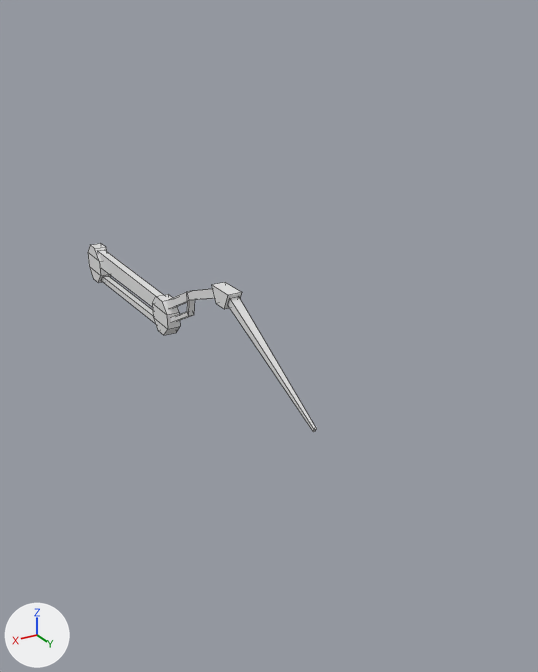
An edit to the Blender file datas/meshes/drider.blend, drawn before and after from the same camera.
Both versions are drawn from a 50 mm lens placed at (0.81, 1.96, 0.83), pointed at (-0.09, 0.45, 0.08). The lights are fixed; the arrows at lower left show +X, +Y and +Z. Mesh edges are drawn as thin lines. The same objects are shown in both versions, whatever each file hides.

Before the edit, the objects in view are built like this:
```python
me_2_upper_leg = bpy.data.meshes.new('2-upper-leg')
me_2_upper_leg.from_pydata(...)  # 48 vertices, 40 faces; spans x -0.02..0.02, y -0.065..0.655, z -0.065..0.065
me_3_lower_leg = bpy.data.meshes.new('3-lower-leg')
me_3_lower_leg.from_pydata(...)  # 38 vertices, 33 faces; spans x -0.019..0.019, y -0.017..0.802, z -0.027..0.206
ob_2_upper_leg = bpy.data.objects.new('2-upper-leg', me_2_upper_leg)
ob_2_upper_leg.location = (0.0, -0.6, 0.0)
ob_3_lower_leg = bpy.data.objects.new('3-lower-leg', me_3_lower_leg)
ob_3_lower_leg.parent = ob_2_upper_leg
ob_3_lower_leg.location = (0.0, 0.6, 0.0)
```
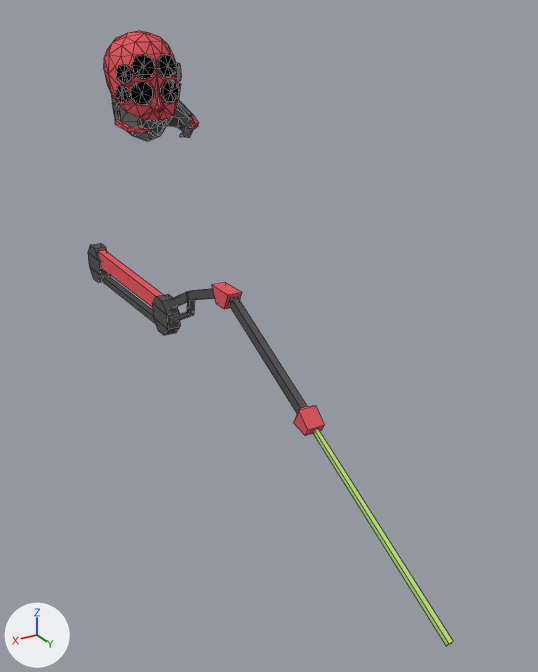
Commit message: Make Drider head a separated mesh.

What changed in the scene script:
```text
Change me_2_upper_leg:
    where me_2_upper_leg.from_pydata(...)  # 48 vertices, 40 faces; spans x -0.02..0.02, y -0.065..0.655, z -0.065..0.065
    used by ob_2_upper_leg; location = (0.0, -0.6, 0.0)
    me_2_upper_leg part 1: all 16 faces centred in x -0.02..0.02, y -0.065..0.065, z -0.065..0.065 switch from no material to mat_steel (dark grey #595959)
    me_2_upper_leg part 2: all 16 faces centred in x -0.02..0.02, y 0.545..0.655, z -0.055..0.055 switch from no material to mat_steel (dark grey #595959)
    me_2_upper_leg part 3: all 4 faces centred in x -0.01..0.01, y 0.303..0.304, z -0.053..-0.032 switch from no material to mat_steel (dark grey #595959)
    me_2_upper_leg part 4: all 4 faces centred in x -0.013..0.013, y 0.302..0.305, z 0.001..0.053 switch from no material to mat_plastic (red #e75c65)
Change me_3_lower_leg:
    used by ob_3_lower_leg; parent = ob_2_upper_leg; location = (0.0, 0.6, 0.0)
    verts and faces of me_3_lower_leg; kept vertices keep their numbers, new ones are numbered from 38
    remove me_3_lower_leg.from_pydata(...)  # 38 vertices, 33 faces; spans x -0.019..0.019, y -0.017..0.802, z -0.027..0.206
    add me_3_lower_leg.from_pydata(...)  # 54 vertices, 47 faces; spans x -0.023..0.023, y -0.017..1.249, z -0.229..0.206
    me_3_lower_leg part 5: the loose piece of 8 vertices spanning x -0.012..0.012, y 0.427..0.802, z -0.003..0.195 is rebuilt with 16 vertices and now spans x -0.023..0.023, y 0.427..0.805, z -0.01..0.195
    me_3_lower_leg part 6
    add verts[38] = (-0.005, 0.797, -0.005)
    add verts[39] = (-0.005, 0.802, 0.005)  # pixel (317, 428)
    add verts[40] = (-0.005, 1.244, -0.229)  # pixel (450, 643)
    add verts[41] = (-0.005, 1.249, -0.219)  # pixel (453, 641)
    add for new, old in zip([*range(42, 46)], [*range(38, 42)]): verts[new] = verts[old] + (0.01, 0.0, 0.0)
    add faces += [(38, 42, 43, 39), (40, 41, 45, 44), (38, 39, 41, 40), (42, 44, 45, 43), (39, 43, 45, 41), (38, 40, 44, 42)]  # mat_material_002 (green #bee77e)
    me_3_lower_leg part 7: 9 faces spanning x -0.019..0.019, y -0.017..0.445, z -0.027..0.206 switch from no material to mat_plastic (red #e75c65)
    me_3_lower_leg part 8: 18 faces spanning x -0.009..0.009, y -0.017..0.373, z -0.027..0.195 switch from no material to mat_steel (dark grey #595959)
    add me_3_lower_leg.materials.append(mat_material_002)  # green #bee77e
Add me_4_head:
    me_4_head.from_pydata(...)  # 194 vertices, 258 faces; spans x -0.114..0.0, y -0.081..0.218, z -0.015..0.256
    me_4_head.polygons.foreach_set('use_smooth', [True] * 258)
    # faces by material slot: [108, 78, 72]
    me_4_head.materials.append(mat_plastic)  # red #e75c65
    me_4_head.materials.append(mat_steel)  # dark grey #595959
    me_4_head.materials.append(mat_eyes)  # black #000000
Add ob_4_head:
    ob_4_head = bpy.data.objects.new('4-head', me_4_head)
    ob_4_head.location = (0.0, -0.112, 0.539)
    _m = ob_4_head.modifiers.new('Mirror', 'MIRROR')
    _m.use_clip = True
    _m = ob_4_head.modifiers.new('EdgeSplit', 'EDGE_SPLIT')
    _m.split_angle = 1.047
```

Where the change shows, as pixel boxes (x1, y1, x2, y2) in the pictures (538 x 672 px):
'4-head', added: after (104, 30, 199, 141)
    faces in mat_plastic (red #e75c65): (104, 30, 199, 133)
    faces in mat_eyes (black #000000): (115, 53, 181, 105)
    faces in mat_steel (dark grey #595959): (110, 91, 193, 141)
'3-lower-leg', reshaped (89% wider, 142% taller): before (166, 282, 317, 432); after (166, 282, 453, 646)
part 1 of me_2_upper_leg, recoloured: (88, 243, 111, 283) in both
part 2 of me_2_upper_leg, recoloured: (152, 294, 180, 335) in both
part 3 of me_2_upper_leg, recoloured: (101, 276, 155, 323) in both
part 4 of me_2_upper_leg, recoloured (grey to red): (98, 250, 163, 307) in both
part 5 of me_3_lower_leg, rebuilt (8% wider): before (228, 296, 317, 432); after (229, 297, 325, 436)
part 6 of me_3_lower_leg, added (green): after (312, 428, 453, 646)
part 7 of me_3_lower_leg, recoloured (white to red): (212, 282, 242, 309) in both
part 8 of me_3_lower_leg, recoloured: (166, 289, 215, 323) in both
